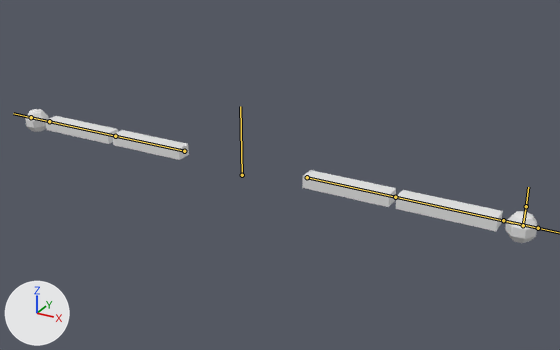
A saved change to the FBX model Assets/Models/simple arms.fbx.
Both versions are drawn from a 50 mm lens placed at (1.58, -2.55, 1.27), pointed at (0.01, 0.31, -0.16). The axes (+X, +Y, +Z) are drawn at lower left. The lights are the same throughout. The bones that bend it are drawn over the model as lines.
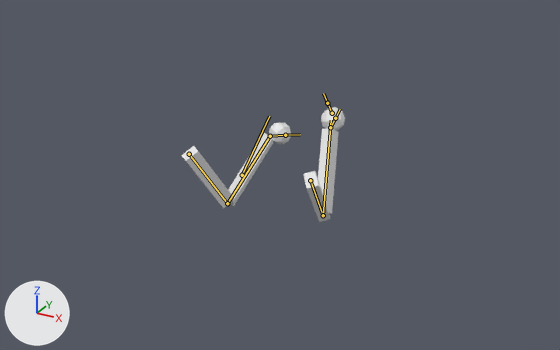
The newer file adds an action. The first version stands in its rest pose; the second is drawn at frame 11 of the action 'Armature|Vaulting'.

Boxes (x1, y1, x2, y2) around the edits, measured in the pictures (560 x 350 px):
'Cube', posed (68% narrower, 14% shorter)
    before: (25, 109, 537, 243)
    after: (182, 107, 345, 222)
bone 'Bone.006', root to tip
    before: (242, 175) to (240, 106)
    after: (242, 175) to (269, 116)
bone 'Bone', root to tip
    before: (184, 151) to (115, 136)
    after: (189, 154) to (227, 203)
bone 'Bone.001', root to tip
    before: (115, 136) to (49, 121)
    after: (227, 203) to (270, 136)
bone 'Bone.002', root to tip
    before: (49, 121) to (31, 117)
    after: (270, 136) to (285, 135)
bone 'Bone.003', root to tip
    before: (307, 177) to (395, 197)
    after: (310, 180) to (323, 215)
bone 'Bone.004', root to tip
    before: (395, 197) to (513, 223)
    after: (323, 215) to (331, 120)
bone 'Bone.005', root to tip
    before: (503, 220) to (538, 228)
    after: (330, 127) to (335, 118)

Diff of the bpy script that builds the scene:
```diff
--- a/Assets/Models/simple arms.fbx.py
+++ b/Assets/Models/simple arms.fbx.py
@@ bone_bone_006 @@
 bone_bone_006 = bpy.data.objects['Armature'].pose.bones['Bone.006']
-bone_bone_006.rotation_quaternion = (1.0, 0.0, 0.0, 0.0)  # degrees (0, 0, 0)
+bone_bone_006.rotation_quaternion = (0.901, -0.435, 0.0, 0.0)  # degrees (-52, 0, 0)
@@ bone_bone @@
 bone_bone = bpy.data.objects['Armature'].pose.bones['Bone']  # child of 'Bone.006'
-bone_bone.rotation_quaternion = (1.0, 0.0, 0.0, 0.0)  # degrees (0, 0, 0)
+bone_bone.rotation_quaternion = (0.287, -0.401, 0.581, -0.648)  # degrees (-90, -11, -122)
@@ bone_bone_001 @@
 bone_bone_001 = bpy.data.objects['Armature'].pose.bones['Bone.001']  # child of 'Bone'
-bone_bone_001.rotation_quaternion = (1.0, 0.0, 0.0, 0.0)  # degrees (0, 0, 0)
+bone_bone_001.rotation_quaternion = (0.685, 0.648, 0.039, 0.332)  # degrees (80, -22, 33)
@@ bone_bone_002 @@
 bone_bone_002 = bpy.data.objects['Armature'].pose.bones['Bone.002']  # child of 'Bone.001'
-bone_bone_002.rotation_quaternion = (1.0, 0.0, 0.0, 0.0)  # degrees (0, 0, 0)
+bone_bone_002.rotation_quaternion = (0.9, -0.388, -0.05, -0.191)  # degrees (-44, -14, -18)
@@ bone_bone_003 @@
 bone_bone_003 = bpy.data.objects['Armature'].pose.bones['Bone.003']  # child of 'Bone.006'
-bone_bone_003.rotation_quaternion = (1.0, 0.0, 0.0, 0.0)  # degrees (0, 0, 0)
+bone_bone_003.rotation_quaternion = (-0.326, 0.345, 0.566, -0.674)  # degrees (-83, 5, 123)
@@ bone_bone_004 @@
 bone_bone_004 = bpy.data.objects['Armature'].pose.bones['Bone.004']  # child of 'Bone.003'
-bone_bone_004.rotation_quaternion = (1.0, 0.0, 0.0, 0.0)  # degrees (0, 0, 0)
+bone_bone_004.rotation_quaternion = (0.615, 0.749, 0.014, -0.246)  # degrees (98, 23, -18)
@@ bone_bone_005 @@
 bone_bone_005 = bpy.data.objects['Armature'].pose.bones['Bone.005']  # child of 'Bone.004'
-bone_bone_005.rotation_quaternion = (1.0, 0.0, 0.0, 0.0)  # degrees (0, 0, 0)
+bone_bone_005.rotation_quaternion = (0.889, -0.445, 0.053, 0.089)  # degrees (-53, 10, 6)
```
